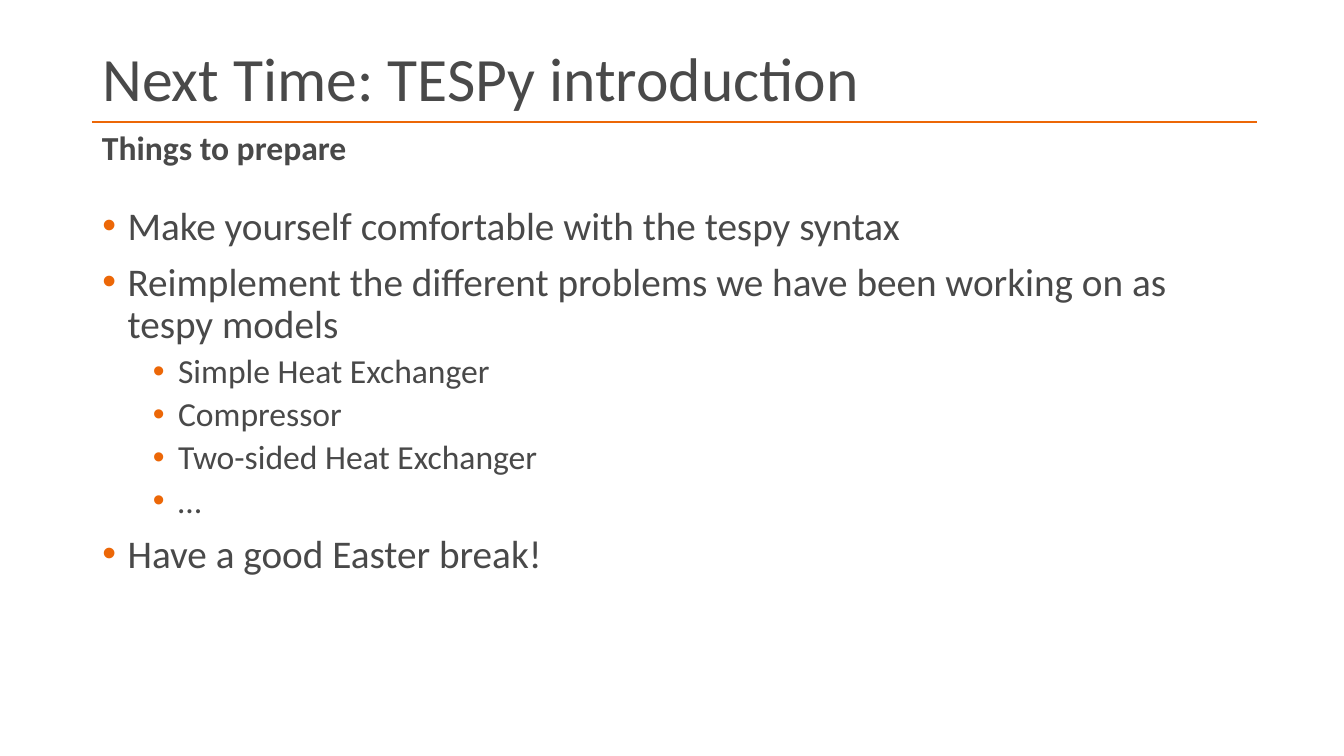
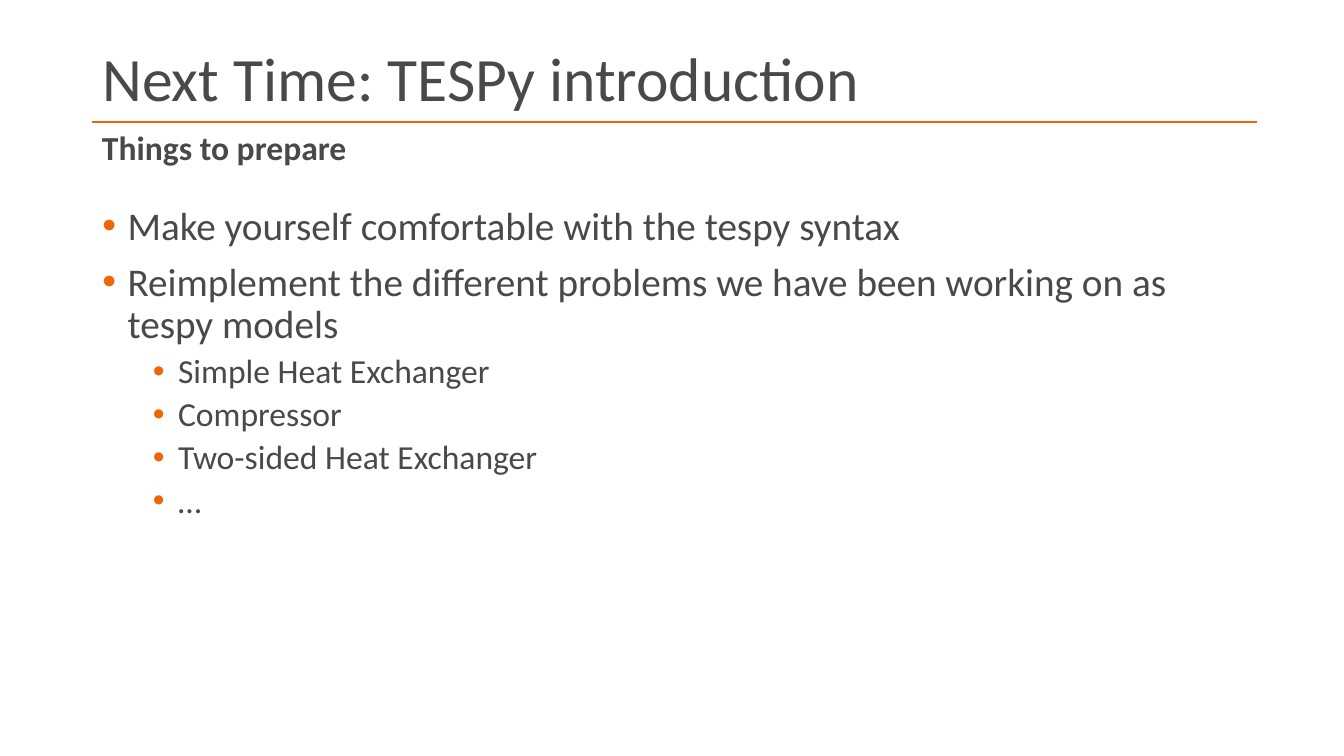
Before and after one commit to IljaTuschy/tespy-znes-course, a slide deck: slide 7 of docs/slides/03_NumericalSolving.pptx. Drawn at 1344x756 pixels with LibreOffice and Linux fonts; fonts in the diff are those of the drawing; background and template pictures are left out. Boxes give left, top, right and bottom in pixels: in the first picture for what was removed or moved away, otherwise in the second. Text is boxed around its words. In the diff, an @@ line names an element or a change of style, - is before the commit and + after.

```diff
--- a/docs/slides/03_NumericalSolving.pptx
+++ b/docs/slides/03_NumericalSolving.pptx
@@ text at [128,541,541,575]: paragraph removed @@
-• Have a good Easter break!
```
Also in this commit, not shown: 1 other slide changed, 9 other files.
